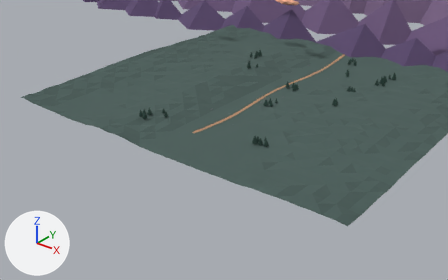
One commit to the glTF model public/models/walk-scene.glb: the scene before it, then after it.
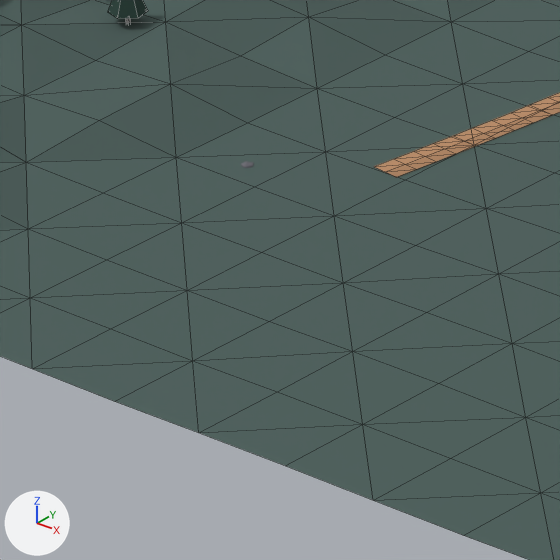
Each version appears first from a 50 mm camera at (270.2, -302.2, 190.3) aimed at (25.0, 4.2, 0.3), and next in a close-up on the part from 34% to 47% of the width and 41% to 62% of the height. Lighting does not change. The marker at lower left points along +X, +Y and +Z. The first two pictures are the older version. The close-ups show mesh edges as thin lines. Vertices at exactly the same position are counted once.

Before the edit, the objects in view are built like this:
```python
me_ground = bpy.data.meshes.new('ground')
me_ground.from_pydata(...)  # 1368 vertices, 2590 faces; spans x -150.0..146.0, y -40.0..240.0, z 0.0..5.0
me_ground.materials.append(mat_ground)
me_path = bpy.data.meshes.new('path')
me_path.from_pydata(...)  # 348 vertices, 460 faces; spans x -4.0..4.0, y 0.0..230.0, z 0.0
me_path.materials.append(mat_path)
me_trees = bpy.data.meshes.new('trees')
me_trees.from_pydata(...)  # 1032 vertices, 1560 faces; spans x -67.0..69.0, y -10.0..214.0, z 0.0..11.0
# faces by material slot: [800, 760]
me_trees.materials.append(mat_trunk)
me_trees.materials.append(mat_tree)
ob_ground = bpy.data.objects.new('ground', me_ground)
ob_ground.location = (0.0, 0.0, 0.0)
ob_path = bpy.data.objects.new('path', me_path)
ob_path.location = (0.0, 0.0, 0.0)
ob_trees = bpy.data.objects.new('trees', me_trees)
ob_trees.location = (0.0, 0.0, 0.0)
```
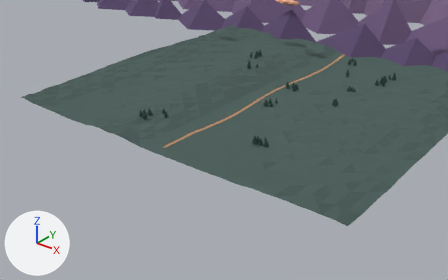
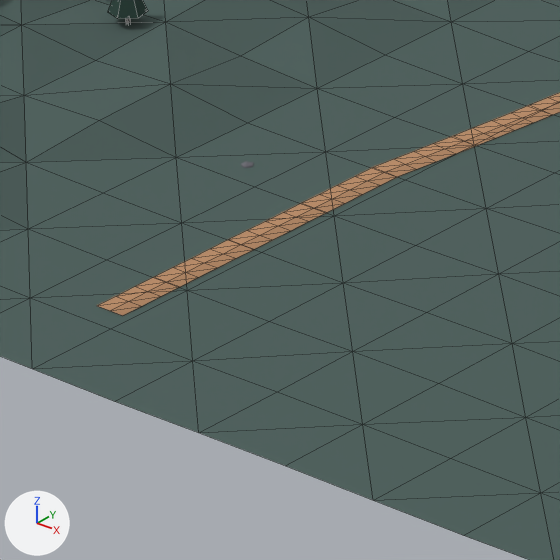
Pixel boxes [x1, y1, x2, y2] of what changed, in the close-ups (560 x 560 px):
'path', reshaped: before [374, 92, 560, 177]; after [97, 92, 560, 316]
part 1 of me_path, added: after [97, 167, 396, 316]

The edits, one by one:
me_path is used by ob_path; location (0.0, 0.0, 0.0).
me_path had 348 vertices, 460 faces and spanned x -4.0..4.0, y 0.0..230.0, z 0.0.
me_path now has 393 vertices, 520 faces and spans x -4.0..4.0, y -30.0..230.0, z 0.0.
Part 1, on me_path:
45 vertices are added at x -1.0..1.0, y -30.0..-2.0, z 0.0.
60 new faces join them.
